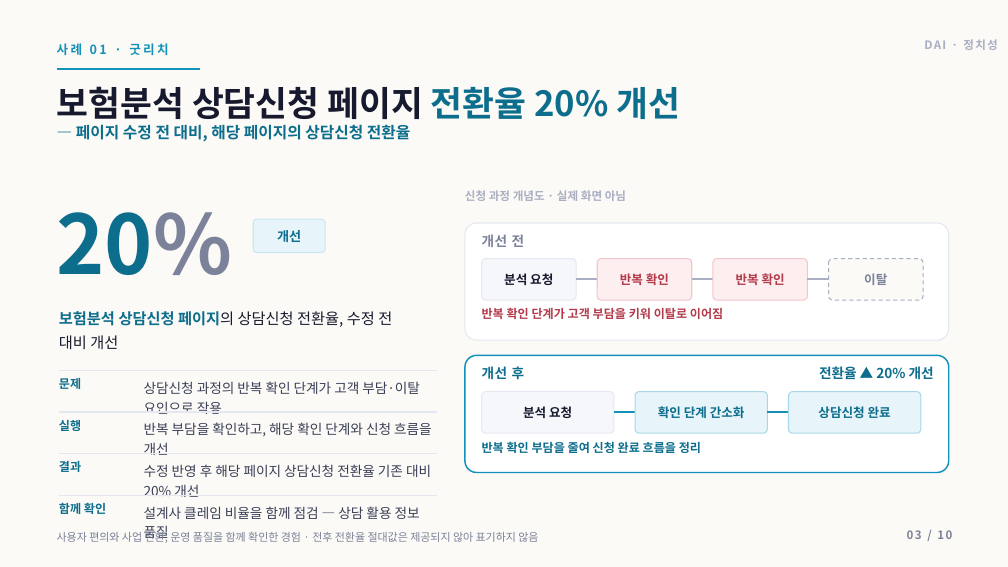
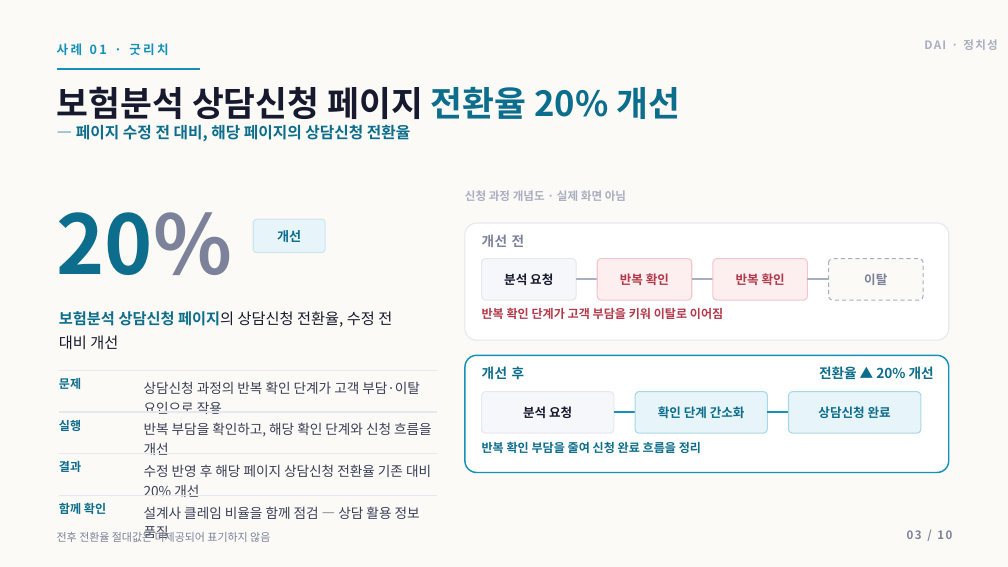
Before and after one commit to insightjung27/dai-healthcare-pt-deck-2, a slide deck: slide 3 of 정치성_DAI_AI헬스케어플랫폼팀장_면접PT.pptx. Drawn at 1008x567 pixels with LibreOffice and Linux fonts; fonts in the diff are those of the drawing. Boxes give left, top, right and bottom in pixels: in the first picture for what was removed or moved away, otherwise in the second. Text is boxed around its words. In the diff, an @@ line names an element or a change of style, - is before the commit and + after.

```diff
--- a/정치성_DAI_AI헬스케어플랫폼팀장_면접PT.pptx
+++ b/정치성_DAI_AI헬스케어플랫폼팀장_면접PT.pptx
@@ text at bbox=[57, 530, 270, 542]: text changed @@
-사용자 편의와 사업 전환, 운영 품질을 함께 확인한 경험 · 전후 전환율 절대값은 제공되지 않아 표기하지 않음
+전후 전환율 절대값은 미제공되어 표기하지 않음
```
Also in this commit, not shown: 7 other slides changed, 3 other files.
